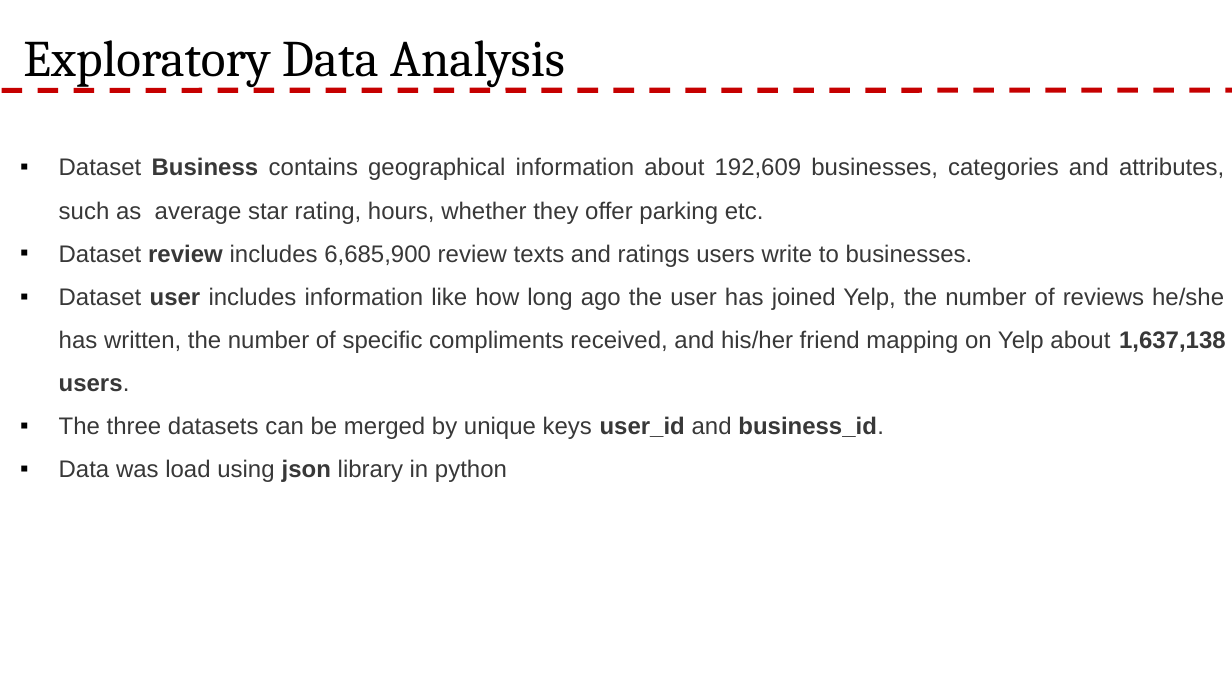
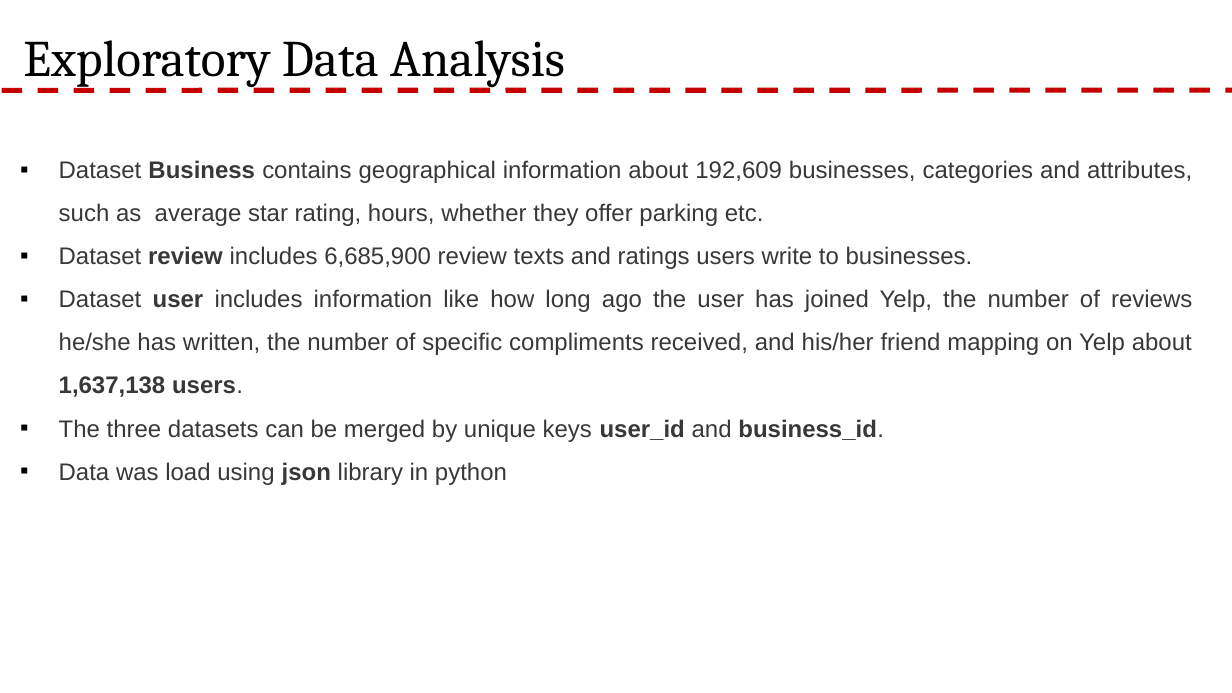
Before and after one commit to rnair7163/Restaurant-Recommendation-System-using-Yelp-Dataset, a slide deck: slide 6 of PPT/Yelp Presentation.pptx. Drawn at 1232x693 pixels with LibreOffice and Linux fonts; fonts in the diff are those of the drawing; background and template pictures are left out. Boxes give left, top, right and bottom in pixels: in the first picture for what was removed or moved away, otherwise in the second. Text is boxed around its words. In the diff, an @@ line names an element or a change of style, - is before the commit and + after.

```diff
--- a/PPT/Yelp Presentation.pptx
+++ b/PPT/Yelp Presentation.pptx
@@ text "Dataset Business contains geographical information ..." rewrapped from bbox=[59, 157, 1226, 482] to bbox=[59, 160, 1192, 485] @@
```
Also in this commit, not shown: 4 other slides changed.
